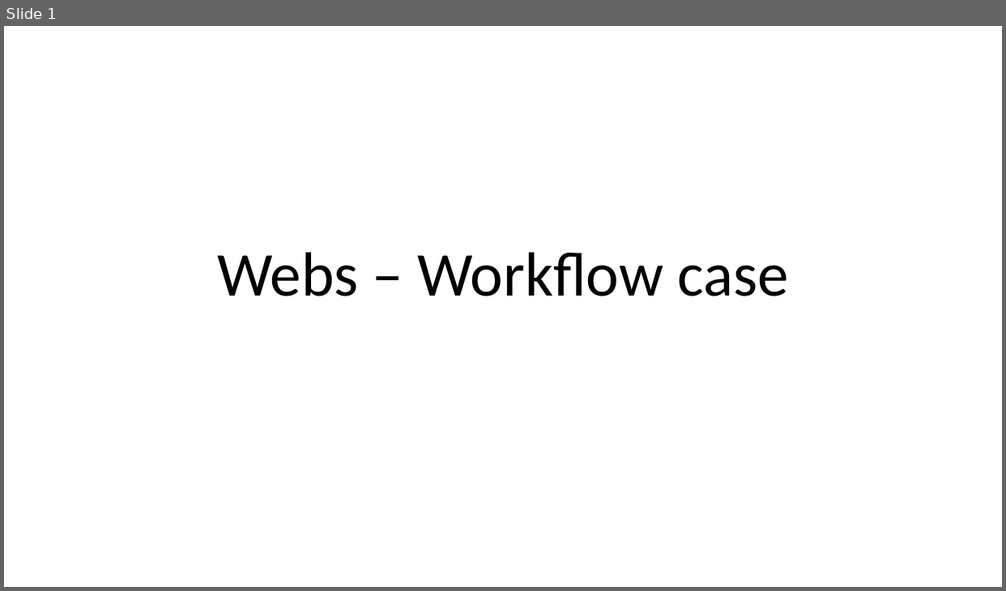
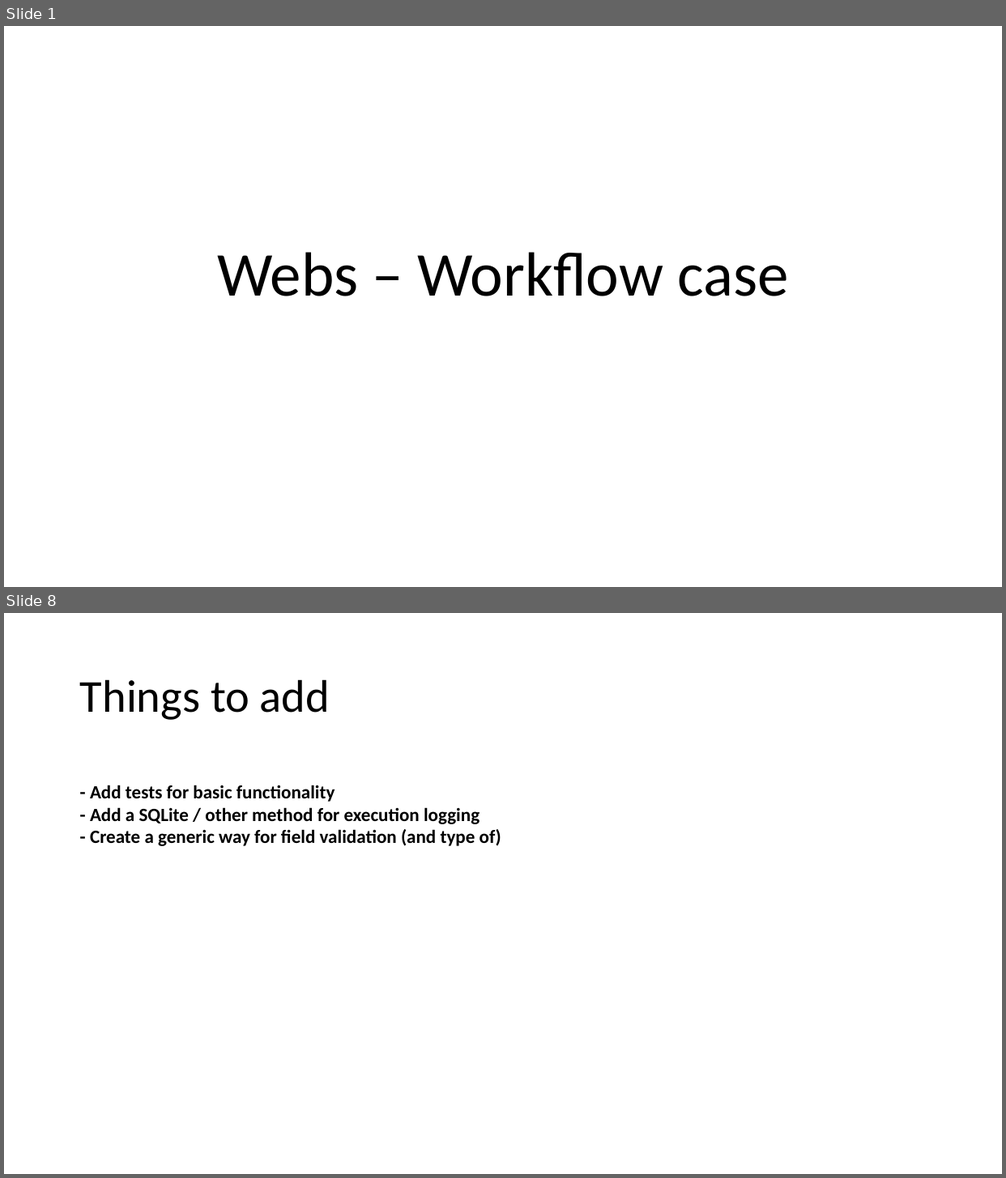
Before and after one commit to Siebe88/Webs-Workflow, a slide deck: Documentation/Webs – Workflow case - design.pptx. Shown one above the other, each under a label of ours: slide 1 before the commit, slides 1 and 8 after it; the slides between them are not shown. The pictures are 1006x591 and 1006x1178 pixels, drawn with LibreOffice and Linux fonts; fonts in the diff are those of the drawing. Boxes give left, top, right and bottom in pixels: in the first picture for what was removed or moved away, otherwise in the second. Text is boxed around its words. In the diff, an @@ line names an element or a change of style, - is before the commit and + after.

```diff
--- a/Documentation/Webs – Workflow case - design.pptx
+++ b/Documentation/Webs – Workflow case - design.pptx
@@ slide 8 added at [4, 613, 1002, 1174], background #FFFFFF @@
@@ title added at [80, 679, 330, 720], 44 pt, text #000000 @@
+Things to add
@@ text added at [90, 785, 501, 846], 18 pt, text #000000, bold @@
+- Add tests for basic functionality
+- Add a SQLite / other method for execution logging
+- Create a generic way for field validation (and type of)
```
Also in this commit, not shown: 2 slides changed, 4 other slides added, 1 slide removed, 3 other files.
